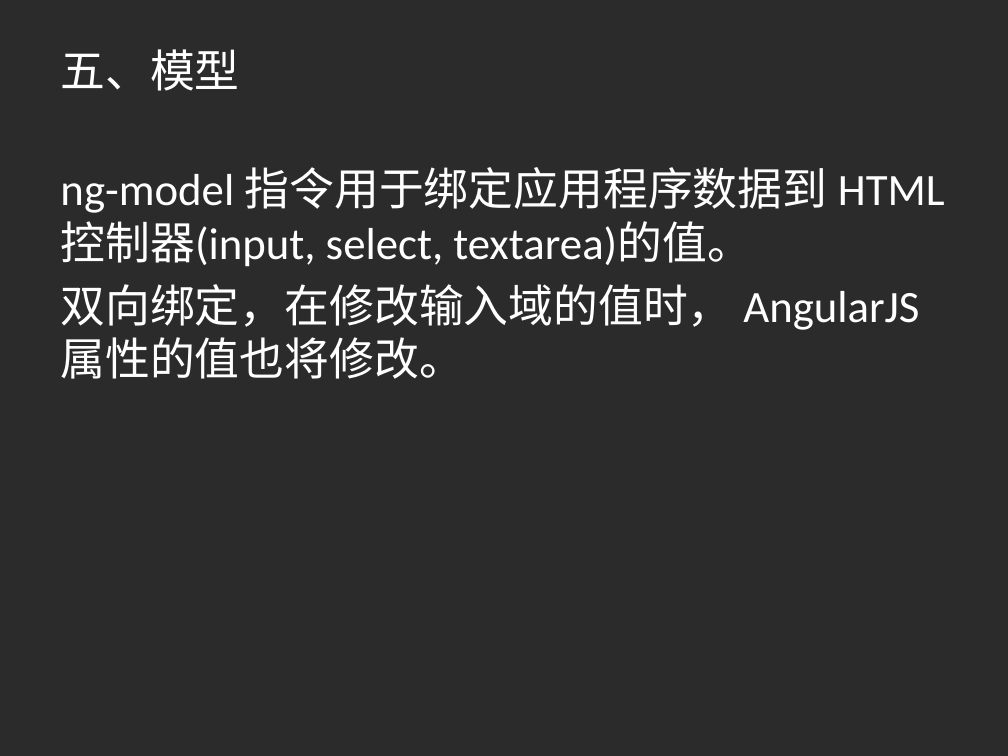
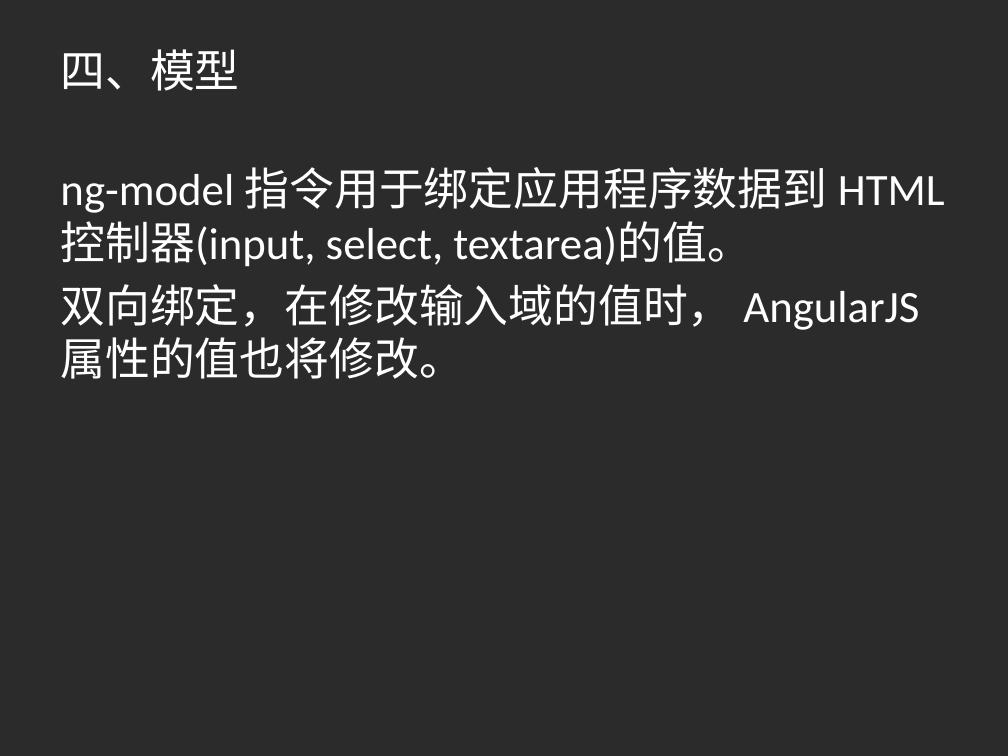
Before and after one commit to zhengqi900/angular, a slide deck: slide 7 of AngularJS.pptx (slide 8 before the commit). Drawn at 1008x756 pixels with LibreOffice and Linux fonts; fonts in the diff are those of the drawing; background and template pictures are left out; a plain dark background stands for a picture behind light text. Boxes give left, top, right and bottom in pixels: in the first picture for what was removed or moved away, otherwise in the second. Text is boxed around its words. In the diff, an @@ line names an element or a change of style, - is before the commit and + after.

```diff
--- a/AngularJS.pptx
+++ b/AngularJS.pptx
@@ title at [60, 49, 239, 91]: text changed @@
-五、模型
+四、模型
```
Also in this commit, not shown: 2 other slides changed.
